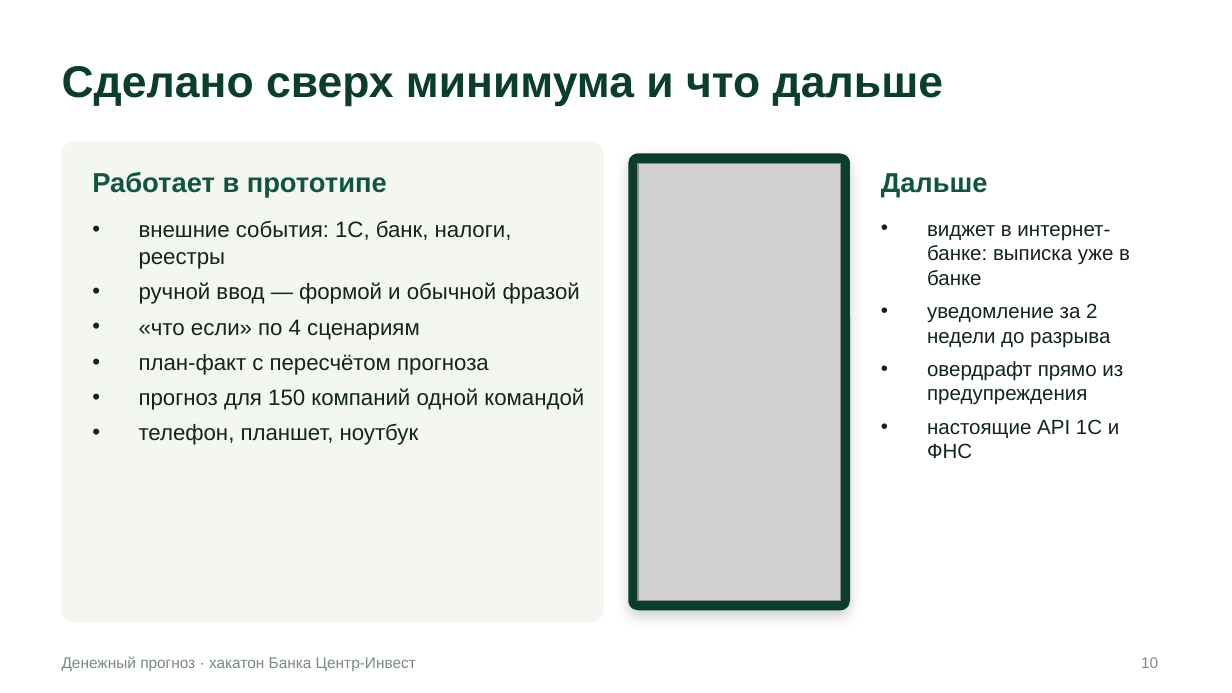
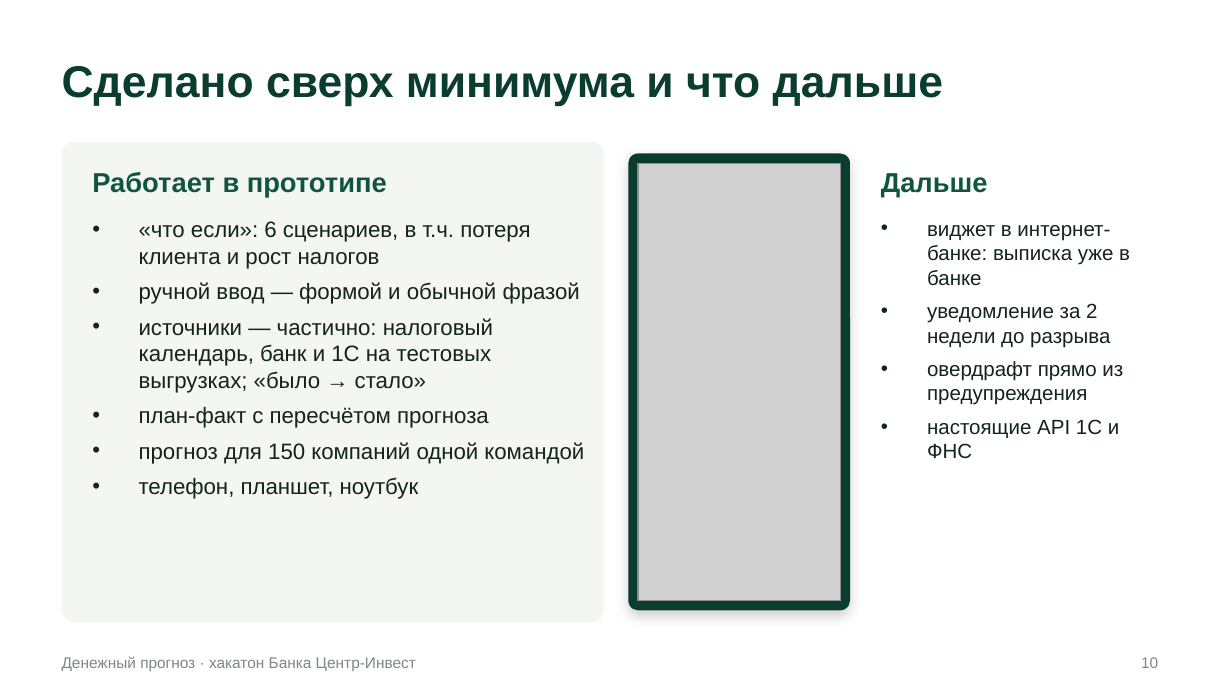
Before and after one commit to VaDex-web/cashflow, a slide deck: slide 10 of docs/presentation.pptx. Drawn at 1232x693 pixels with LibreOffice and Linux fonts; fonts in the diff are those of the drawing; grey boxes stand for pictures. Boxes give left, top, right and bottom in pixels: in the first picture for what was removed or moved away, otherwise in the second. Text is boxed around its words. In the diff, an @@ line names an element or a change of style, - is before the commit and + after.

Commit message:
Презентация и демо по свежим отчётам: таблица против «остаток не изменится» вместо «16% против 21%», история C124 на новой модели (30.09, 58%, −458 тыс. против факта −381 тыс.), источники — «частично, на тестовых выгрузках», «18% → 86%» подписано как синтетическая компания, без обещаний публичной ссылки, выступление 3:50 с коротким демо; сценарий выступления и 10 ответов жюри, история демо, архитектура (без «уточнить», развёртывание Docker + Caddy), скриншоты; отчёт об эффекте источников пересчитан

```diff
--- a/docs/presentation.pptx
+++ b/docs/presentation.pptx
@@ text at <box>139,221,530,269</box>: text changed @@
-• внешние события: 1С, банк, налоги, реестры
+• «что если»: 6 сценариев, в т.ч. потеря клиента и рост налогов
@@ text at <box>139,318,493,393</box>: text changed @@
-• «что если» по 4 сценариям
+• источники — частично: налоговый календарь, банк и 1С на тестовых выгрузках; «было → стало»
```
Also in this commit, not shown: 9 other slides changed, 26 other files.
